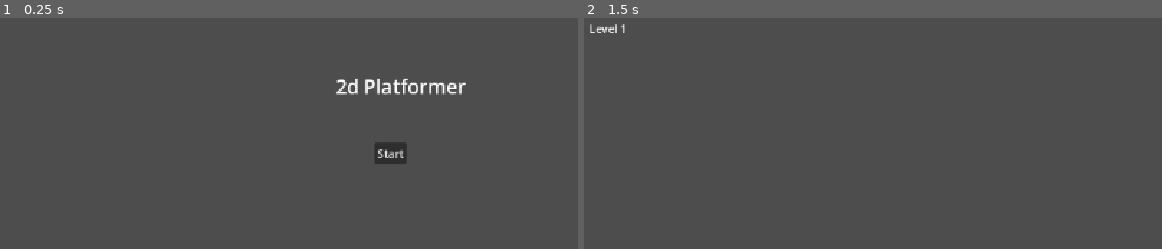
Above: before the commit, frames 1-2 (left to right).
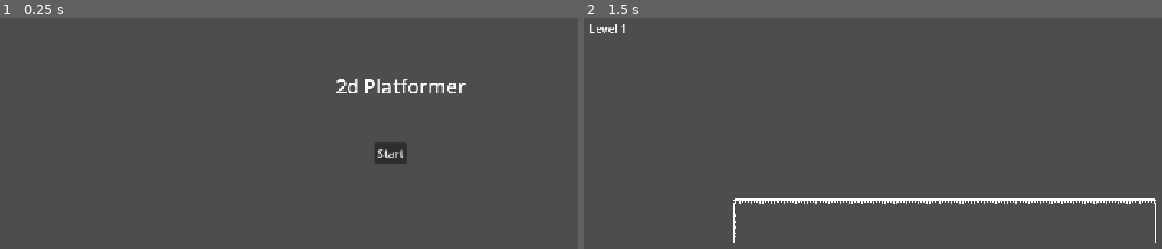
Above: after the commit, the same moments.

Repository: troja-gnister/godot-platformer
Game: Godot game, scene res://main_menu.tscn
Two runs of this game, one before a commit and one after it. Both use one fixed random seed, a clock stepped at 60 frames per second and the inputs below.
Inputs:
- Up to frame 1 (0.25 s): no input
- Up to frame 2 (1.5 s): click "Start" at 0.5 s; tap Enter at 1.25 s

The runs differ from the first frame. In frame 1, 0.4% of the frame differs, in the area x 58-81%, y 26-61%; in frame 2, 1.5%, in the area x 1-99%, y 2-98%.

Commit message:
added platform

Diff:
--- a/godot-platformer/level_1.tscn
+++ b/godot-platformer/level_1.tscn
@@ -1,6 +1,453 @@
 [gd_scene format=3 uid="uid://8qrx3g0gqpqt"]
 
 [ext_resource type="Script" uid="uid://rwrev2ajj1kx" path="res://level_1.gd" id="1_3hls8"]
+[ext_resource type="Texture2D" uid="uid://4lwl4nfxtjv7" path="res://monochrome_tilemap_transparent.png" id="2_hbghi"]
+
+[sub_resource type="TileSetAtlasSource" id="TileSetAtlasSource_hn12h"]
+resource_name = "Tilemap"
+texture = ExtResource("2_hbghi")
+separation = Vector2i(1, 1)
+1:0/0 = 0
+2:0/0 = 0
+3:0/0 = 0
+4:0/0 = 0
+5:0/0 = 0
+6:0/0 = 0
+7:0/0 = 0
+8:0/0 = 0
+9:0/0 = 0
+10:0/0 = 0
+11:0/0 = 0
+12:0/0 = 0
+13:0/0 = 0
+14:0/0 = 0
+15:0/0 = 0
+16:0/0 = 0
+17:0/0 = 0
+18:0/0 = 0
+19:0/0 = 0
+20:0/0 = 0
+0:1/0 = 0
+1:1/0 = 0
+2:1/0 = 0
+3:1/0 = 0
+4:1/0 = 0
+5:1/0 = 0
+6:1/0 = 0
+7:1/0 = 0
+8:1/0 = 0
+9:1/0 = 0
+10:1/0 = 0
+11:1/0 = 0
+12:1/0 = 0
+13:1/0 = 0
+14:1/0 = 0
+15:1/0 = 0
+16:1/0 = 0
+17:1/0 = 0
+18:1/0 = 0
+19:1/0 = 0
+20:1/0 = 0
+0:2/0 = 0
+1:2/0 = 0
+2:2/0 = 0
+3:2/0 = 0
+4:2/0 = 0
+5:2/0 = 0
+6:2/0 = 0
+7:2/0 = 0
+8:2/0 = 0
+9:2/0 = 0
+10:2/0 = 0
+11:2/0 = 0
+12:2/0 = 0
+13:2/0 = 0
+14:2/0 = 0
+15:2/0 = 0
+16:2/0 = 0
+17:2/0 = 0
+18:2/0 = 0
+19:2/0 = 0
+20:2/0 = 0
+0:3/0 = 0
+1:3/0 = 0
+2:3/0 = 0
+3:3/0 = 0
+4:3/0 = 0
+5:3/0 = 0
+6:3/0 = 0
+7:3/0 = 0
+8:3/0 = 0
+9:3/0 = 0
+10:3/0 = 0
+11:3/0 = 0
+12:3/0 = 0
+13:3/0 = 0
+14:3/0 = 0
+15:3/0 = 0
+16:3/0 = 0
+17:3/0 = 0
+18:3/0 = 0
+19:3/0 = 0
+20:3/0 = 0
+0:4/0 = 0
+1:4/0 = 0
+2:4/0 = 0
+3:4/0 = 0
+4:4/0 = 0
+5:4/0 = 0
+6:4/0 = 0
+7:4/0 = 0
+8:4/0 = 0
+9:4/0 = 0
+10:4/0 = 0
+11:4/0 = 0
+12:4/0 = 0
+13:4/0 = 0
+14:4/0 = 0
+15:4/0 = 0
+16:4/0 = 0
+17:4/0 = 0
+18:4/0 = 0
+19:4/0 = 0
+20:4/0 = 0
+0:5/0 = 0
+1:5/0 = 0
+2:5/0 = 0
+3:5/0 = 0
+4:5/0 = 0
+5:5/0 = 0
+6:5/0 = 0
+7:5/0 = 0
+8:5/0 = 0
+9:5/0 = 0
+10:5/0 = 0
+11:5/0 = 0
+12:5/0 = 0
+13:5/0 = 0
+14:5/0 = 0
+15:5/0 = 0
+16:5/0 = 0
+17:5/0 = 0
+18:5/0 = 0
+19:5/0 = 0
+20:5/0 = 0
+0:6/0 = 0
+1:6/0 = 0
+2:6/0 = 0
+3:6/0 = 0
+4:6/0 = 0
+5:6/0 = 0
+6:6/0 = 0
+7:6/0 = 0
+8:6/0 = 0
+9:6/0 = 0
+10:6/0 = 0
+13:6/0 = 0
+14:6/0 = 0
+15:6/0 = 0
+16:6/0 = 0
+18:6/0 = 0
+19:6/0 = 0
+20:6/0 = 0
+0:7/0 = 0
+1:7/0 = 0
+2:7/0 = 0
+3:7/0 = 0
+4:7/0 = 0
+5:7/0 = 0
+6:7/0 = 0
+7:7/0 = 0
+8:7/0 = 0
+9:7/0 = 0
+10:7/0 = 0
+13:7/0 = 0
+14:7/0 = 0
+15:7/0 = 0
+18:7/0 = 0
+19:7/0 = 0
+20:7/0 = 0
+0:8/0 = 0
+1:8/0 = 0
+2:8/0 = 0
+3:8/0 = 0
+4:8/0 = 0
+5:8/0 = 0
+6:8/0 = 0
+7:8/0 = 0
+8:8/0 = 0
+9:8/0 = 0
+10:8/0 = 0
+11:8/0 = 0
+12:8/0 = 0
+13:8/0 = 0
+14:8/0 = 0
+15:8/0 = 0
+16:8/0 = 0
+17:8/0 = 0
+18:8/0 = 0
+19:8/0 = 0
+20:8/0 = 0
+0:9/0 = 0
+1:9/0 = 0
+2:9/0 = 0
+3:9/0 = 0
+4:9/0 = 0
+5:9/0 = 0
+6:9/0 = 0
+7:9/0 = 0
+8:9/0 = 0
+9:9/0 = 0
+10:9/0 = 0
+11:9/0 = 0
+12:9/0 = 0
+13:9/0 = 0
+14:9/0 = 0
+15:9/0 = 0
+16:9/0 = 0
+17:9/0 = 0
+18:9/0 = 0
+19:9/0 = 0
+20:9/0 = 0
+0:10/0 = 0
+1:10/0 = 0
+2:10/0 = 0
+3:10/0 = 0
+4:10/0 = 0
+5:10/0 = 0
+6:10/0 = 0
+7:10/0 = 0
+8:10/0 = 0
+9:10/0 = 0
+10:10/0 = 0
+11:10/0 = 0
+12:10/0 = 0
+13:10/0 = 0
+14:10/0 = 0
+15:10/0 = 0
+16:10/0 = 0
+17:10/0 = 0
+18:10/0 = 0
+19:10/0 = 0
+20:10/0 = 0
+0:11/0 = 0
+1:11/0 = 0
+3:11/0 = 0
+4:11/0 = 0
+5:11/0 = 0
+6:11/0 = 0
+7:11/0 = 0
+8:11/0 = 0
+9:11/0 = 0
+10:11/0 = 0
+11:11/0 = 0
+12:11/0 = 0
+13:11/0 = 0
+14:11/0 = 0
+15:11/0 = 0
+16:11/0 = 0
+17:11/0 = 0
+18:11/0 = 0
+19:11/0 = 0
+20:11/0 = 0
+0:12/0 = 0
+1:12/0 = 0
+2:12/0 = 0
+3:12/0 = 0
+4:12/0 = 0
+5:12/0 = 0
+6:12/0 = 0
+7:12/0 = 0
+8:12/0 = 0
+9:12/0 = 0
+10:12/0 = 0
+11:12/0 = 0
+12:12/0 = 0
+13:12/0 = 0
+14:12/0 = 0
+15:12/0 = 0
+16:12/0 = 0
+17:12/0 = 0
+18:12/0 = 0
+19:12/0 = 0
+20:12/0 = 0
+0:13/0 = 0
+1:13/0 = 0
+2:13/0 = 0
+3:13/0 = 0
+4:13/0 = 0
+5:13/0 = 0
+6:13/0 = 0
+7:13/0 = 0
+8:13/0 = 0
+9:13/0 = 0
+10:13/0 = 0
+11:13/0 = 0
+12:13/0 = 0
+13:13/0 = 0
+14:13/0 = 0
+15:13/0 = 0
+16:13/0 = 0
+17:13/0 = 0
+18:13/0 = 0
+19:13/0 = 0
+20:13/0 = 0
+0:14/0 = 0
+1:14/0 = 0
+2:14/0 = 0
+3:14/0 = 0
+4:14/0 = 0
+5:14/0 = 0
+6:14/0 = 0
+7:14/0 = 0
+8:14/0 = 0
+9:14/0 = 0
+10:14/0 = 0
+11:14/0 = 0
+12:14/0 = 0
+13:14/0 = 0
+14:14/0 = 0
+15:14/0 = 0
+16:14/0 = 0
+17:14/0 = 0
+18:14/0 = 0
+19:14/0 = 0
+20:14/0 = 0
+0:15/0 = 0
+1:15/0 = 0
+2:15/0 = 0
+3:15/0 = 0
+4:15/0 = 0
+5:15/0 = 0
+6:15/0 = 0
+7:15/0 = 0
+8:15/0 = 0
+9:15/0 = 0
+10:15/0 = 0
+11:15/0 = 0
+12:15/0 = 0
+13:15/0 = 0
+14:15/0 = 0
+15:15/0 = 0
+16:15/0 = 0
+17:15/0 = 0
+18:15/0 = 0
+19:15/0 = 0
+20:15/0 = 0
+0:16/0 = 0
+1:16/0 = 0
+2:16/0 = 0
+3:16/0 = 0
+4:16/0 = 0
+5:16/0 = 0
+6:16/0 = 0
+7:16/0 = 0
+8:16/0 = 0
+9:16/0 = 0
+10:16/0 = 0
+11:16/0 = 0
+12:16/0 = 0
+13:16/0 = 0
+14:16/0 = 0
+15:16/0 = 0
+16:16/0 = 0
+17:16/0 = 0
+18:16/0 = 0
+19:16/0 = 0
+20:16/0 = 0
+0:17/0 = 0
+1:17/0 = 0
+2:17/0 = 0
+3:17/0 = 0
+4:17/0 = 0
+5:17/0 = 0
+6:17/0 = 0
+7:17/0 = 0
+8:17/0 = 0
+9:17/0 = 0
+10:17/0 = 0
+11:17/0 = 0
+12:17/0 = 0
+13:17/0 = 0
+14:17/0 = 0
+15:17/0 = 0
+16:17/0 = 0
+17:17/0 = 0
+18:17/0 = 0
+19:17/0 = 0
+20:17/0 = 0
+0:18/0 = 0
+1:18/0 = 0
+2:18/0 = 0
+3:18/0 = 0
+4:18/0 = 0
+5:18/0 = 0
+6:18/0 = 0
+7:18/0 = 0
+8:18/0 = 0
+9:18/0 = 0
+10:18/0 = 0
+11:18/0 = 0
+12:18/0 = 0
+13:18/0 = 0
+14:18/0 = 0
+15:18/0 = 0
+16:18/0 = 0
+17:18/0 = 0
+18:18/0 = 0
+19:18/0 = 0
+20:18/0 = 0
+0:19/0 = 0
+1:19/0 = 0
+2:19/0 = 0
+3:19/0 = 0
+4:19/0 = 0
+5:19/0 = 0
+6:19/0 = 0
+7:19/0 = 0
+8:19/0 = 0
+9:19/0 = 0
+10:19/0 = 0
+11:19/0 = 0
+12:19/0 = 0
+13:19/0 = 0
+14:19/0 = 0
+15:19/0 = 0
+16:19/0 = 0
+17:19/0 = 0
+18:19/0 = 0
+20:19/0 = 0
+0:20/0 = 0
+1:20/0 = 0
+2:20/0 = 0
+3:20/0 = 0
+4:20/0 = 0
+5:20/0 = 0
+6:20/0 = 0
+7:20/0 = 0
+8:20/0 = 0
+9:20/0 = 0
+10:20/0 = 0
+11:20/0 = 0
+12:20/0 = 0
+13:20/0 = 0
+14:20/0 = 0
+15:20/0 = 0
+16:20/0 = 0
+17:20/0 = 0
+18:20/0 = 0
+19:20/0 = 0
+20:20/0 = 0
+11:6/0 = 0
+12:6/0 = 0
+12:7/0 = 0
+11:7/0 = 0
+16:7/0 = 0
+17:7/0 = 0
+17:6/0 = 0
+
+[sub_resource type="TileSet" id="TileSet_26js7"]
+sources/0 = SubResource("TileSetAtlasSource_hn12h")
 
 [node name="Level1" type="Node2D" unique_id=33178133]
 script = ExtResource("1_3hls8")
@@ -11,3 +458,9 @@
 offset_right = 70.0
 offset_bottom = 38.0
 text = "Level 1"
+
+[node name="TileMap" type="TileMap" parent="." unique_id=809672942]
+texture_filter = 1
+tile_set = SubResource("TileSet_26js7")
+format = 2
+layer_0/tile_data = PackedInt32Array(1114127, 1048576, 5, 1114128, 1048576, 5, 1114129, 1048576, 5, 1114130, 1048576, 5, 1114131, 1048576, 5, 1114132, 1048576, 5, 1114133, 1048576, 5, 1114134, 1048576, 5, 1114135, 1048576, 5, 1114136, 1048576, 5, 1114137, 1048576, 5, 1114138, 1048576, 5, 1114139, 1048576, 5, 1114140, 1048576, 5, 1114141, 1048576, 5, 1114142, 1048576, 5, 1114143, 1048576, 5, 1114144, 1048576, 5, 1114145, 1048576, 5, 1114146, 1048576, 5, 1114147, 1048576, 5, 1114148, 1048576, 5, 1114149, 1048576, 5, 1114150, 1048576, 5, 1114151, 1048576, 5, 1114152, 1048576, 5, 1114153, 1048576, 5, 1114154, 1048576, 5, 1114155, 1048576, 5, 1114156, 1048576, 5, 1114157, 1048576, 5, 1114158, 1048576, 5, 1114159, 1048576, 5, 1114160, 1048576, 5, 1114161, 1048576, 5, 1114162, 1048576, 5, 1114126, 983040, 5, 1114163, 1114112, 5, 1179699, 1114112, 6, 1245235, 1114112, 6, 1179662, 983040, 6, 1245198, 983040, 6, 1310734, 983040, 6, 1310771, 1114112, 6)
--- a/godot-platformer/project.godot
+++ b/godot-platformer/project.godot
@@ -35,4 +35,5 @@
 
 [rendering]
 
+textures/canvas_textures/default_texture_filter=0
 rendering_device/driver.windows="d3d12"
